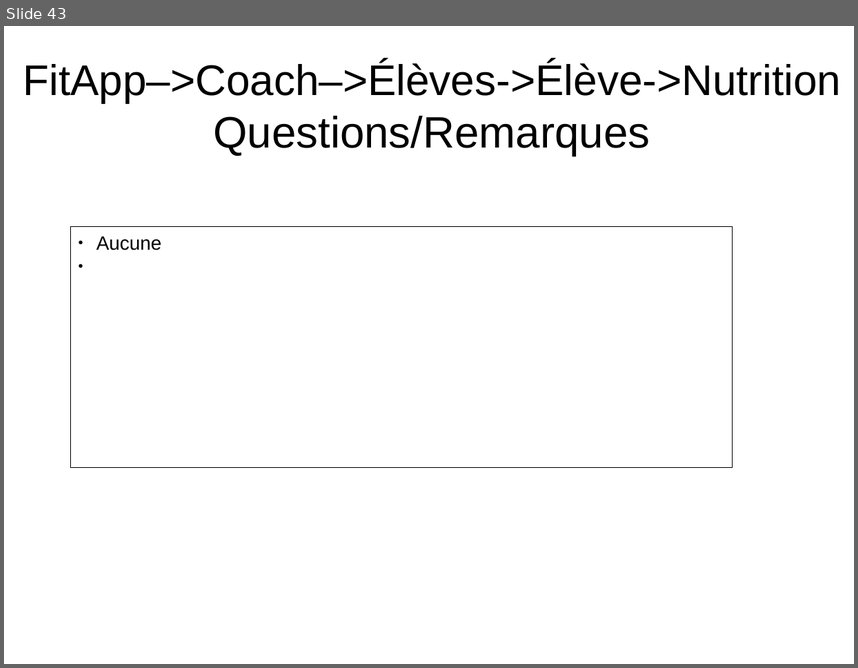
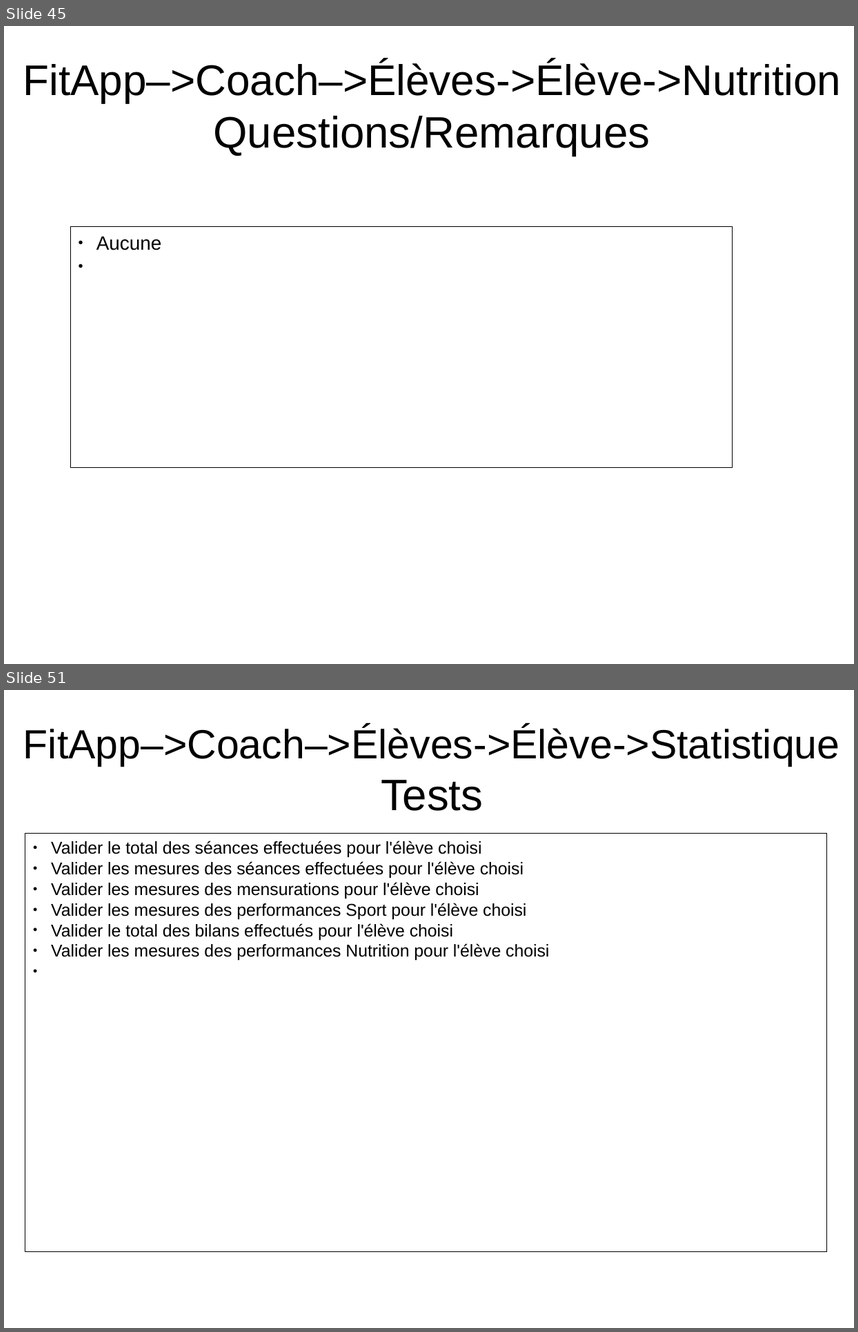
Before and after one commit to NicolasGavard/WebVysionSportV2, a slide deck: Documentations/FitApp - Elèves v1.02.odp. Shown one above the other, each under a label of ours: slide 43 before the commit, slides 45 and 51 after it; the slides between them are not shown. The pictures are 858x668 and 858x1332 pixels, drawn with LibreOffice and Linux fonts; fonts in the diff are those of the drawing. Boxes give left, top, right and bottom in pixels: in the first picture for what was removed or moved away, otherwise in the second. Text is boxed around its words. In the diff, an @@ line names an element or a change of style, - is before the commit and + after.

```diff
--- a/Documentations/FitApp - Elèves v1.02.odp
+++ b/Documentations/FitApp - Elèves v1.02.odp
@@ slide 51 added at (4,690,854,1328), background #FFFFFF @@
@@ title added at (23,726,840,811), 38 pt, text #000000 @@
+FitApp–>Coach–>Élèves->Élève->Statistique
+Tests
@@ rectangle added at (25,834,827,1252), outline #000000 0 pt, 16 pt, text #000000 @@
+● Valider le total des séances effectuées pour l'élève choisi
+● Valider les mesures des séances effectuées pour l'élève choisi
+● Valider les mesures des mensurations pour l'élève choisi
+● Valider les mesures des performances Sport pour l'élève choisi
+● Valider le total des bilans effectués pour l'élève choisi
+● Valider les mesures des performances Nutrition pour l'élève choisi
@@ what was slide 43 is now slide 45 @@
```
Also in this commit, not shown: 2 slides changed, 6 other slides added, 7 other files.
